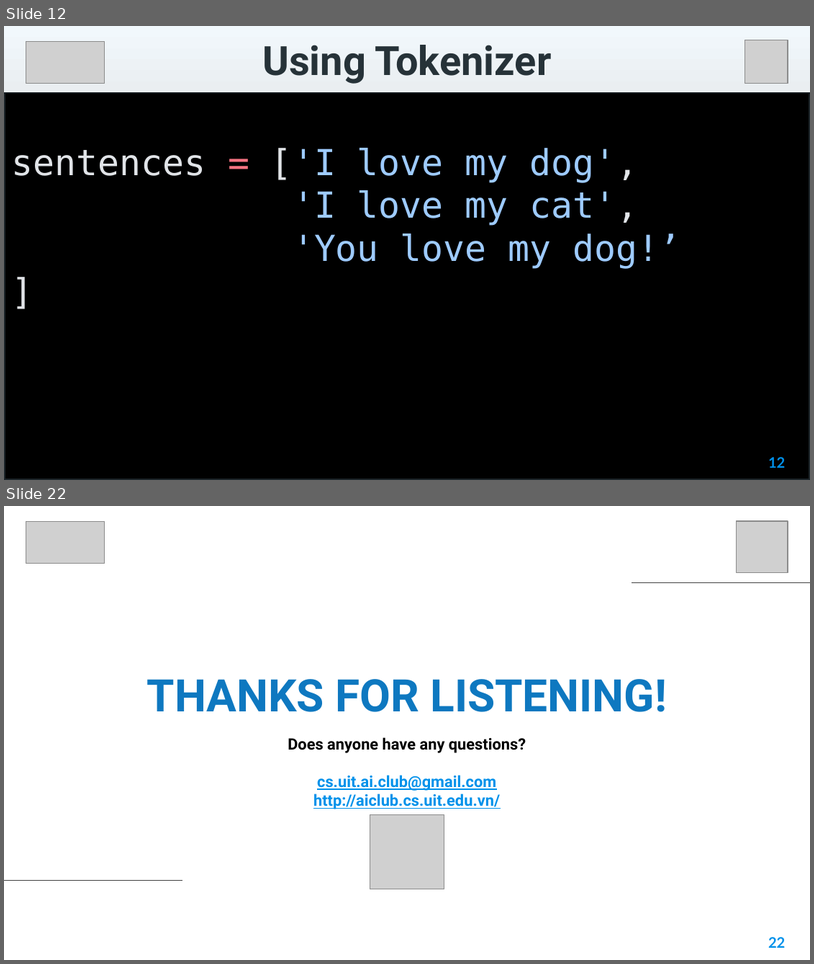
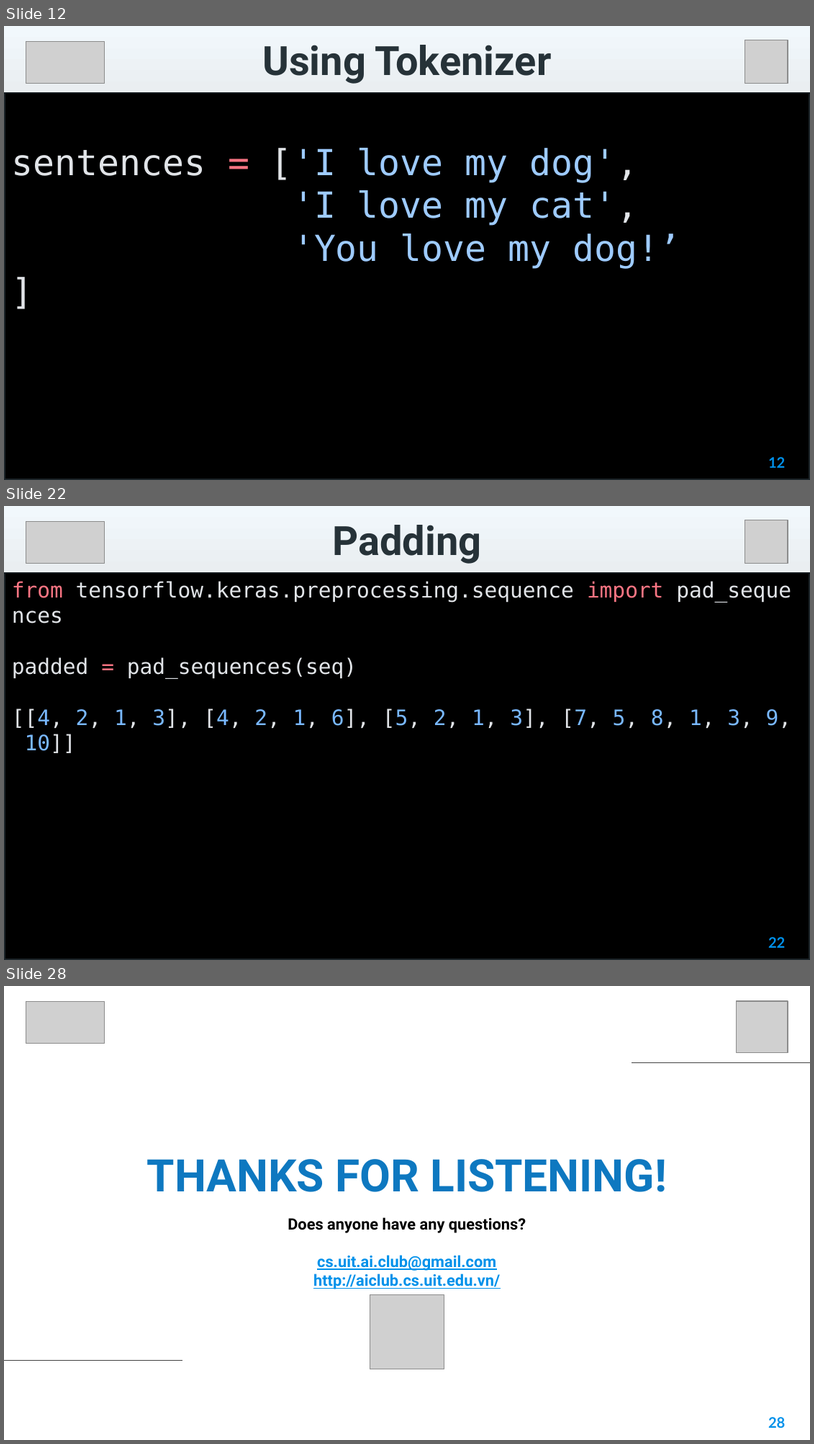
Before and after one commit to VinhDevNguyen/Tensorflow_Seminar, a slide deck: 3_NLP_In_TF/Week_1/Slide/Sentiment_In_Text.pptx. Shown one above the other, each under a label of ours: slides 12 and 22 before the commit, slides 12, 22 and 28 after it; the slides between them are not shown. The pictures are 814x964 and 814x1444 pixels, drawn with LibreOffice and Linux fonts; fonts in the diff are those of the drawing; grey boxes stand for pictures; background and template pictures are left out. Boxes give left, top, right and bottom in pixels: in the first picture for what was removed or moved away, otherwise in the second. Text is boxed around its words. In the diff, an @@ line names an element or a change of style, - is before the commit and + after.

```diff
--- a/3_NLP_In_TF/Week_1/Slide/Sentiment_In_Text.pptx
+++ b/3_NLP_In_TF/Week_1/Slide/Sentiment_In_Text.pptx
@@ slide 22 added at (4, 506, 810, 960), background picture (left out) @@
@@ rectangle added at (4, 506, 810, 572), fill gradient #EBEFF2 to #F3F8FB, 36 pt, text #263238, bold @@
+Padding
@@ picture added at (26, 521, 105, 564) @@
@@ picture added at (745, 520, 788, 564) @@
@@ rectangle added at (4, 572, 810, 959), fill #000000, outline #1C2529 2 pt, 19 pt, text #E1E4E8 @@
+from tensorflow.keras.preprocessing.sequence import pad_sequences
+padded = pad_sequences(seq)
+[[4, 2, 1, 3], [4, 2, 1, 6], [5, 2, 1, 3], [7, 5, 8, 1, 3, 9, 10]]
@@ page number added at (769, 937, 785, 947), 13 pt, text #0091EA, bold @@
+22
@@ what was slide 22 is now slide 28 @@
@@ page number at (769, 1417, 785, 1427): text changed @@
-22
+28
```
Also in this commit, not shown: 7 slides changed, 10 other slides added, 5 slides removed.
